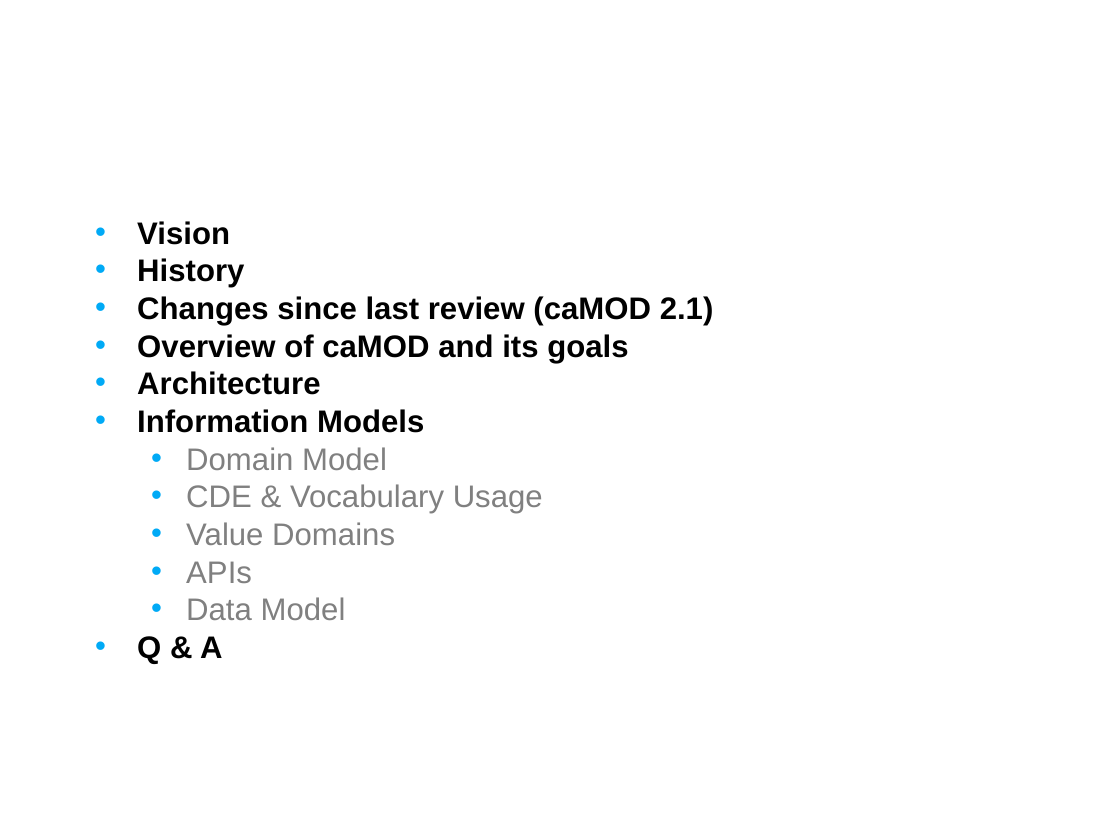
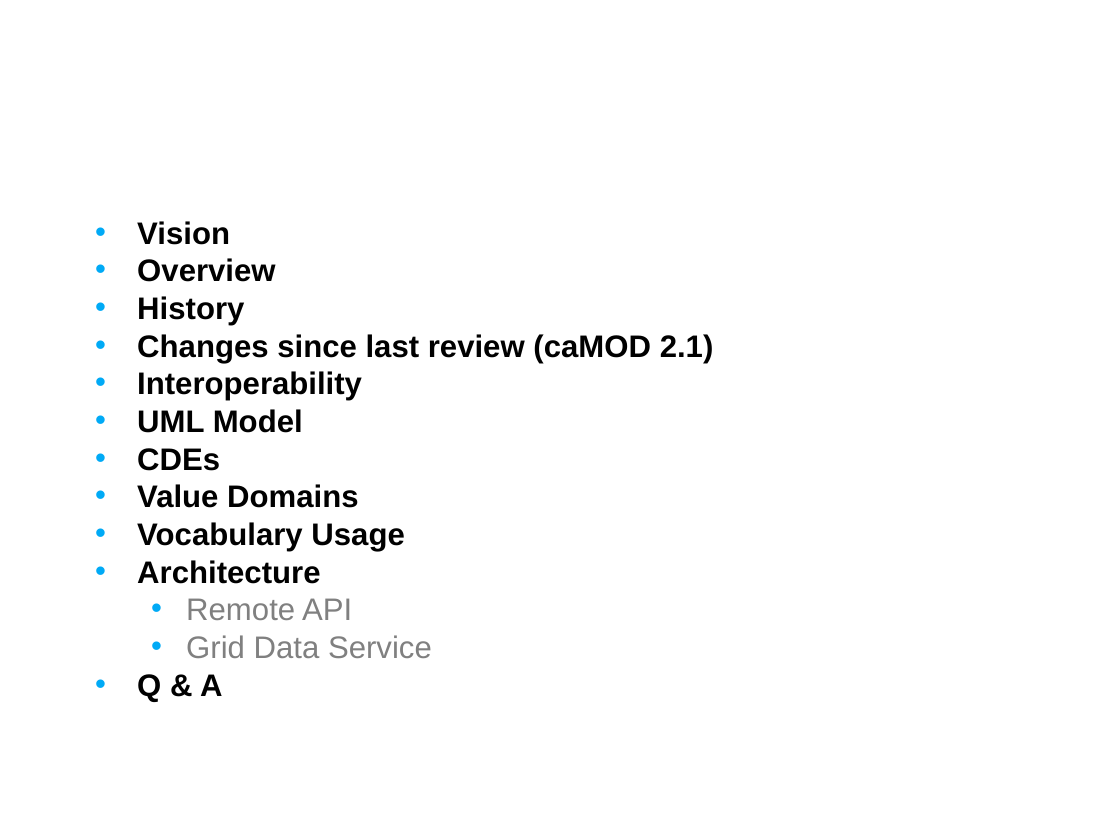
Before and after one commit to NCIP/camod-docs, a slide deck: slide 2 of CABIG compliance/caMOD 2.5 VCDE Submission/caMOD_Interoperability_Review_2009.ppt. Drawn at 1120x840 pixels with LibreOffice and Linux fonts; fonts in the diff are those of the drawing; background and template pictures are left out. Boxes give left, top, right and bottom in pixels: in the first picture for what was removed or moved away, otherwise in the second. Text is boxed around its words. In the diff, an @@ line names an element or a change of style, - is before the commit and + after.

Commit message:
updated agenda
SVN-Revision: 4043

```diff
--- a/CABIG compliance/caMOD 2.5 VCDE Submission/caMOD_Interoperability_Review_2009.ppt
+++ b/CABIG compliance/caMOD 2.5 VCDE Submission/caMOD_Interoperability_Review_2009.ppt
@@ text at [137,258,275,282]: paragraph added @@
+• Overview
@@ text at [137,371,404,551]: text changed @@
-• Overview of caMOD and its goals
+• Interoperability
+• UML Model
+• CDEs
+• Value Domains
+• Vocabulary Usage
@@ text at [186,598,432,658]: text changed @@
-• Information Models
-  • Domain Model
-  • CDE & Vocabulary Usage
-  • Value Domains
-  • APIs
-  • Data Model
+  • Remote API
+  • Grid Data Service
```
